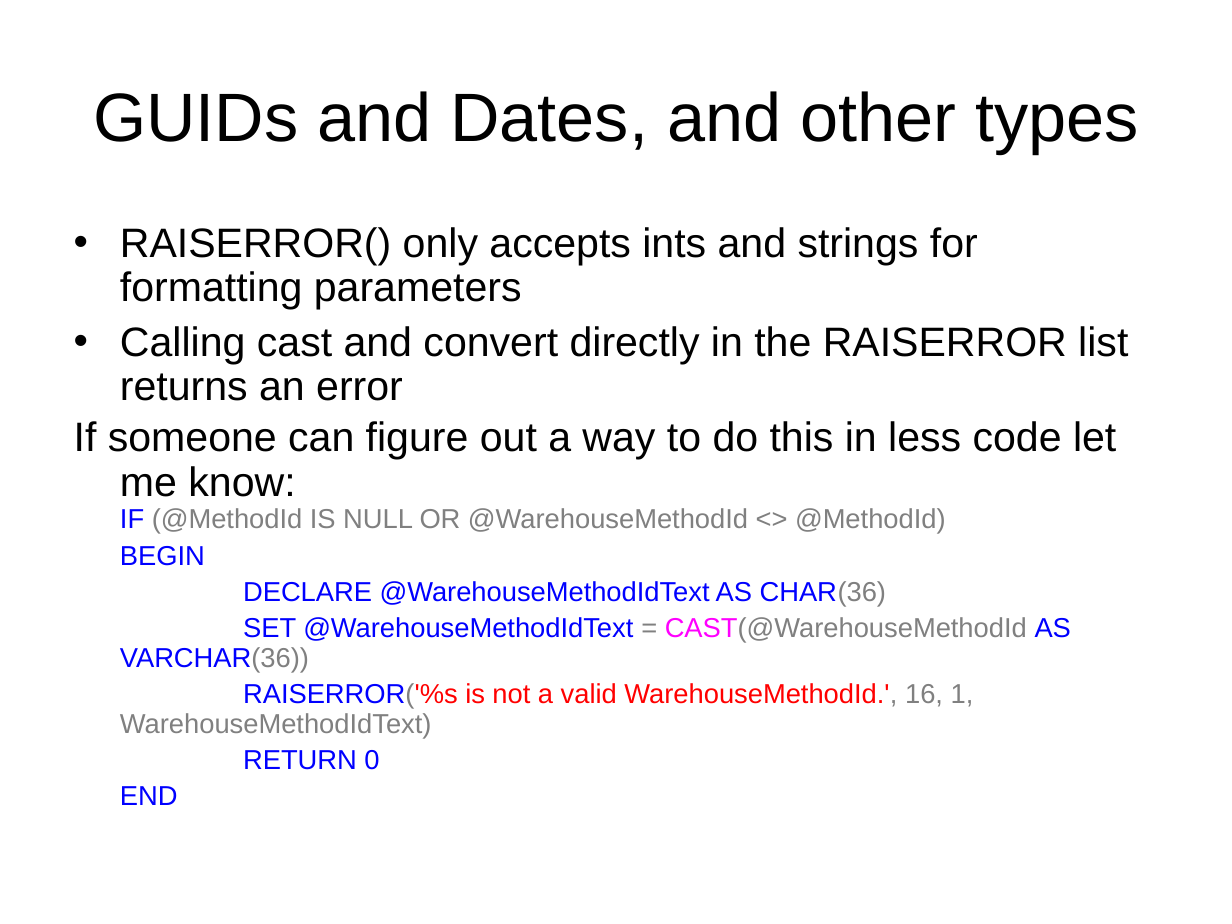
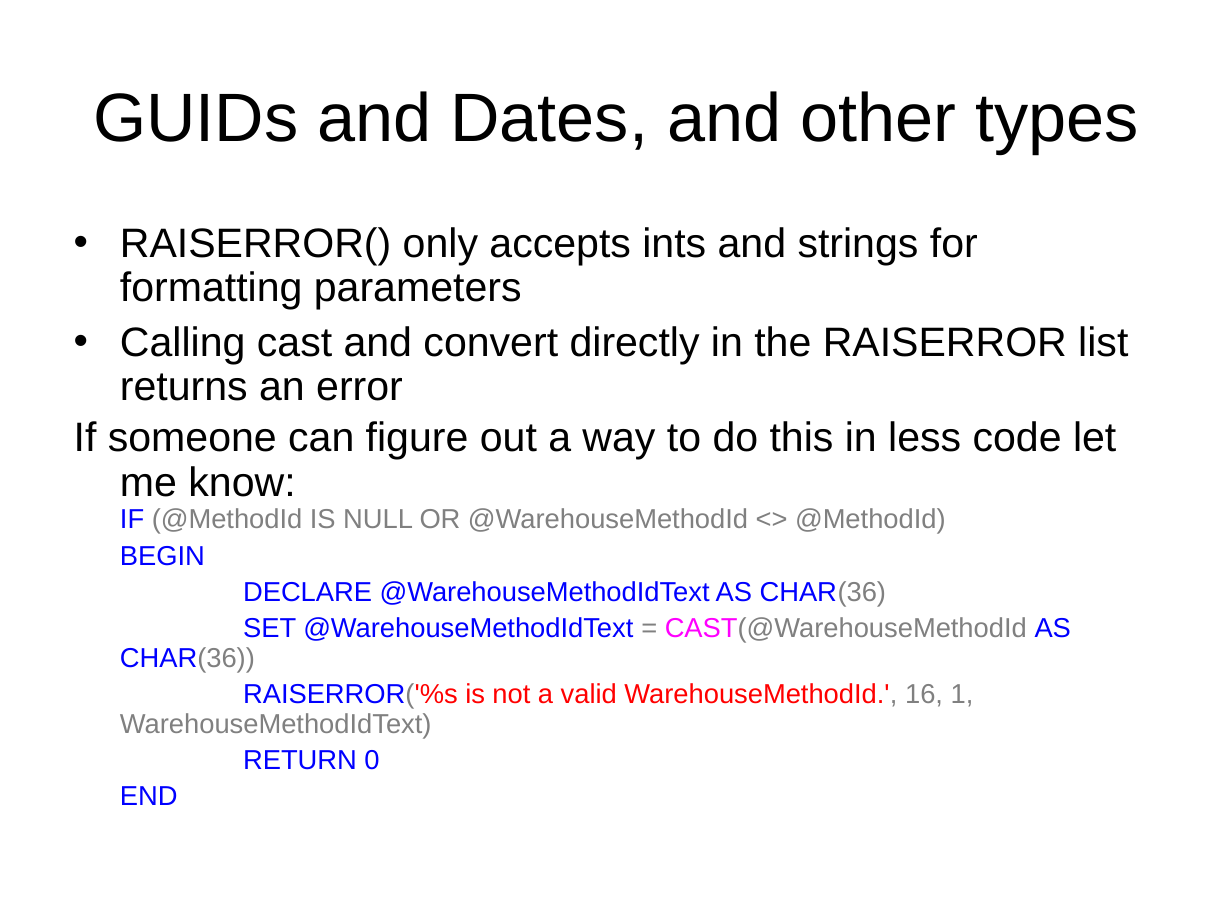
Before and after one commit to LIPHP/Employee-Contact-List, a slide deck: slide 25 of Docs/Using Microsoft SQL Server with PHP.ppt. Drawn at 1232x924 pixels with LibreOffice and Linux fonts; fonts in the diff are those of the drawing. Boxes give left, top, right and bottom in pixels: in the first picture for what was removed or moved away, otherwise in the second. Text is boxed around its words. In the diff, an @@ line names an element or a change of style, - is before the commit and + after.

Commit message:
More tweaks.

```diff
--- a/Docs/Using Microsoft SQL Server with PHP.ppt
+++ b/Docs/Using Microsoft SQL Server with PHP.ppt
@@ text at bbox=[120, 617, 1071, 673]: text changed @@
-SET @WarehouseMethodIdText = CAST(@WarehouseMethodId AS VARCHAR(36))
+SET @WarehouseMethodIdText = CAST(@WarehouseMethodId AS CHAR(36))
```
Also in this commit, not shown: 5 other slides changed, 1 slide removed.
